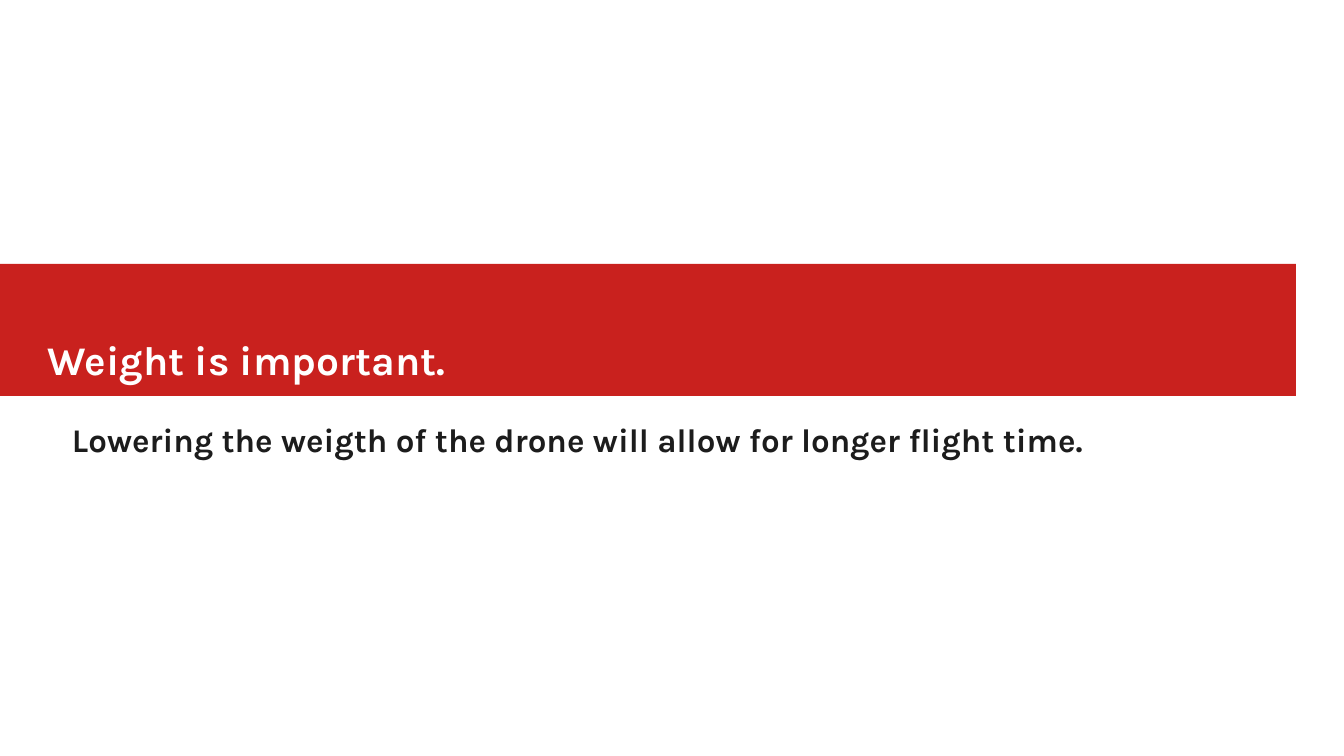
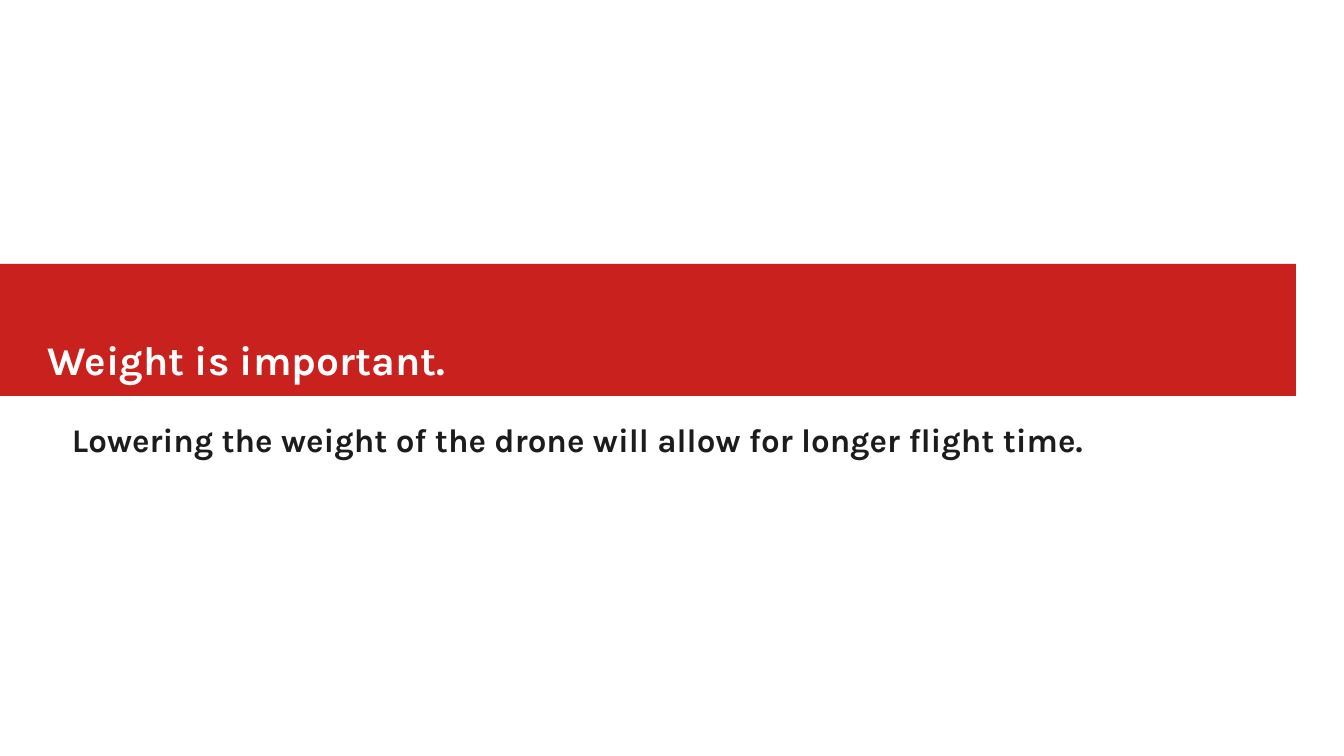
Before and after one commit to GabrielPresley/Methane, a slide deck: slide 2 of arduino/Untitled 1.odp. Drawn at 1344x756 pixels with LibreOffice and Linux fonts; fonts in the diff are those of the drawing. Boxes give left, top, right and bottom in pixels: in the first picture for what was removed or moved away, otherwise in the second. Text is boxed around its words. In the diff, an @@ line names an element or a change of style, - is before the commit and + after.

```diff
--- a/arduino/Untitled 1.odp
+++ b/arduino/Untitled 1.odp
@@ text at (72,428,1083,461): text changed @@
-Lowering the weigth of the drone will allow for longer flight time.
+Lowering the weight of the drone will allow for longer flight time.
```
Also in this commit, not shown: 1 other slide changed.
